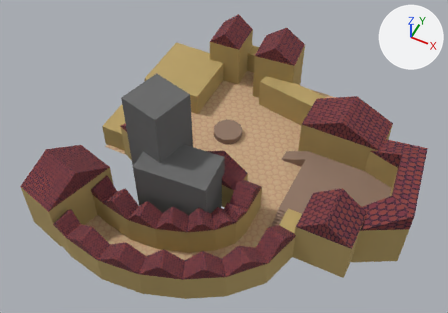
A saved change to the glTF model assets/level/level1.glb.
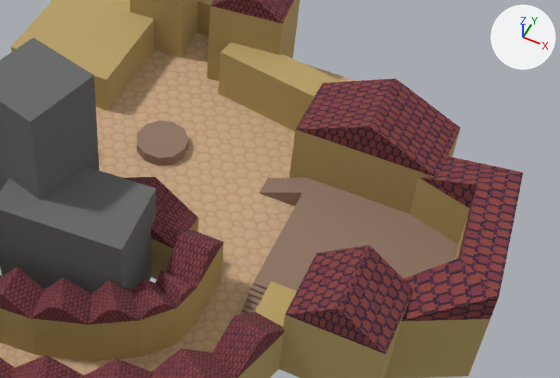
Each version is shown whole from a 50 mm lens placed at (16.6, -41.3, 58.2), pointed at (-5.6, 3.0, 2.8), then close up on the part from 31% to 100% of the width and 17% to 84% of the height. The axes (+X, +Y, +Z) are drawn at upper right. The lights are the same throughout. Where no turn or scale is listed for an object, it has been applied to the vertices. Vertices at the same position are counted once.
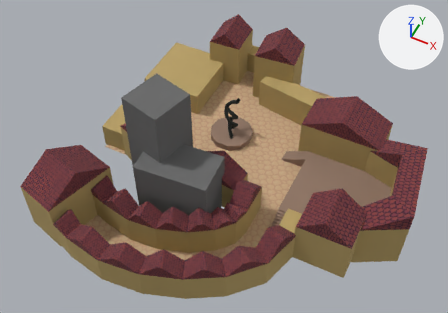
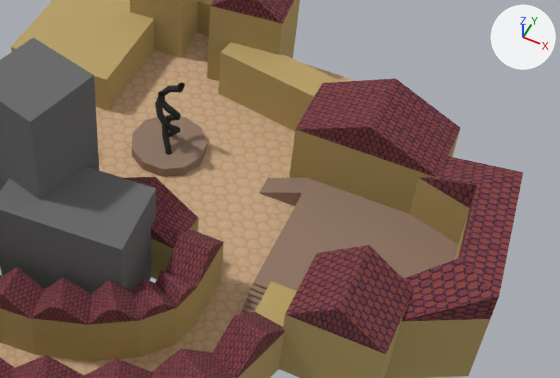
Changed parts and their boxes [x1, y1, x2, y2] in the close-ups (560 x 378 px):
'Cylinder', moved, rescaled (43% wider, 34% taller)
    before: [137, 120, 189, 166]
    after: [132, 115, 207, 177]
'BézierCurve.001', added (black)
    after: [158, 91, 181, 155]
'BézierCurve', added (black)
    after: [155, 82, 185, 137]
part 1 of me_plane_010, surface changed
    both: [401, 156, 523, 321]
part 2 of me_cube_009, surface changed
    both: [296, 78, 460, 177]
part 3 of me_cube_010, surface changed
    both: [285, 245, 414, 354]

What changed in the scene script:
```text
Add mat_tree_001:
    mat_tree_001 = principled_material('tree.001')
    mat_tree_001.base_color = (0.0435, 0.0494, 0.0441)  # black #3b3f3b
    mat_tree_001.metallic = 0.602
    mat_tree_001.roughness = 1.0
Change me_plane_010:
    where me_plane_010.from_pydata(...)  # 26 vertices, 48 faces; spans x -4.0..3.06, y -7.24..6.66, z -0.03..8.26
    used by ob_plane_003; location = (14.0, 5.44, -1.0)
    me_plane_010 part 1: texture (UV) coordinates of 20 of 48 faces, centred in x -2.55..2.87, y -5.6..5.73, z 6.79..8.26, changed; they spanned u -3.25..7.2, v -6.28..2.59 and now span u -5.51..9.46, v -8.19..4.5
Change me_cube_009:
    where me_cube_009.from_pydata(...)  # 10 vertices, 16 faces; spans x 0.0..9.68, y 0.0..5.0, z 0.0..8.0
    used by ob_cube; location = (1.5, 9.5, 0.0)
    me_cube_009 part 2: texture (UV) coordinates of 6 of 16 faces, centred in x 1.61..8.06, y 0.0..5.0, z 6.4..7.2, changed; they spanned u 1.62..8.0, v -6.2..1.13 and now span u 0.17..9.45, v -7.87..2.8
Change me_cube_010:
    where me_cube_010.from_pydata(...)  # 10 vertices, 16 faces; spans x 0.0..6.03, y 0.0..5.0, z 0.0..8.0
    used by ob_cube_001; location = (6.5, -4.6, 0.0)
    me_cube_010 part 3: texture (UV) coordinates of 6 of 16 faces, centred in x 0.99..5.0, y 0.0..5.0, z 6.4..7.2, changed; they spanned u -4.29..5.33, v -2.05..2.56 and now span u -6.19..7.23, v -2.96..3.47
Add me_béziercurve_003:
    me_béziercurve_003.from_pydata(...)  # 78 vertices, 144 faces; spans x -0.47..1.19, y -0.22..1.24, z 0.0..5.2
    me_béziercurve_003.materials.append(mat_tree_001)  # black #3b3f3b
Add me_béziercurve_002:
    me_béziercurve_002.from_pydata(...)  # 78 vertices, 144 faces; spans x -1.05..0.91, y -0.92..1.26, z 0.0..5.06
    me_béziercurve_002.materials.append(mat_tree_001)  # black #3b3f3b
Change ob_cylinder:
    ob_cylinder.location: (-8.0, 9.0, 0.0) -> (-7.48, 9.0, 0.0)
    ob_cylinder.scale: (1.0, 1.0, 1.0) -> (1.45, 1.45, 1.0)
Add ob_béziercurve_001:
    ob_béziercurve_001 = bpy.data.objects.new('BézierCurve.001', me_béziercurve_003)
    ob_béziercurve_001.location = (-7.5, 8.0, 0.76)
Add ob_béziercurve:
    ob_béziercurve = bpy.data.objects.new('BézierCurve', me_béziercurve_002)
    ob_béziercurve.location = (-7.5, 9.0, 0.76)
```
